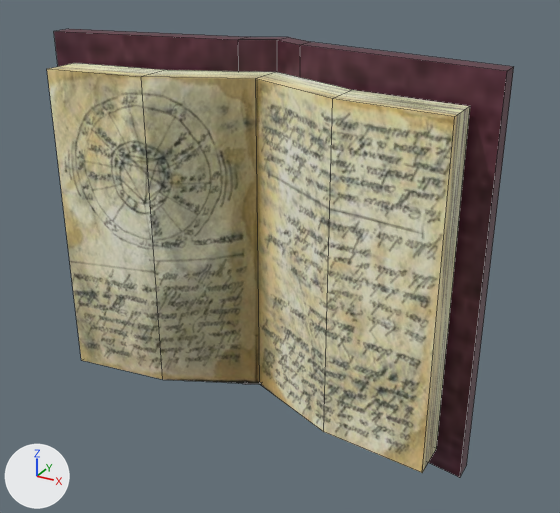
Two versions of the FBX model Assets/PreFab/LivroDeMagiaTI.fbx, one commit apart.
The view is the same before and after, from a camera (50 mm lens) standing at (0.746, -1.256, 1.024) and looking at (0.041, 0.026, 0.383). Arrows for +X, +Y and +Z are at lower left; the lights stay in place. Mesh edges are drawn as thin lines.

The scene before the commit, as lines of its bpy script (objects in view):
```python
me_livrodemagia = bpy.data.meshes.new('LivroDeMagia')
me_livrodemagia.from_pydata(...)  # 40 vertices, 36 faces; spans x -1.0..1.0, y -6.25..4.74, z -1.0..1.0
# faces by material slot: [18, 18]
me_livrodemagia.materials.append(mat_material_001)  # picture img_spellbooktexture_jpg
me_livrodemagia.materials.append(mat_paginas)  # picture img_paginas_livro_jpg
ob_livrodemagiaantigo = bpy.data.objects.new('LivroDeMagiaAntigo', me_livrodemagia)
ob_livrodemagiaantigo.location = (0.0, 0.0, 0.413)
ob_livrodemagiaantigo.rotation_euler = (0.0, 3.142, 0.0)  # degrees (0, 180, 0)
ob_livrodemagiaantigo.scale = (-0.468, -0.0222, -0.391)
```
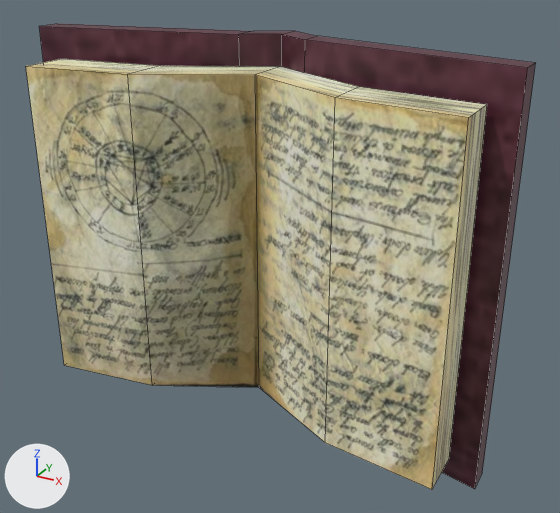
What differs and where, as boxes [x1, y1, x2, y2] in the pictures (560 x 513 px; the box of a moved part takes in the faces that stretch with it):
'LivroDeMagiaAntigo', reshaped, moved, turned, rescaled: before [47, 29, 514, 477]; after [26, 24, 536, 489]
part 1 of me_livrodemagia, moved or reshaped: before [54, 29, 514, 477]; after [39, 24, 536, 489]
part 2 of me_livrodemagia, moved or reshaped: before [47, 63, 470, 473]; after [26, 59, 487, 489]

The edits, one by one:
me_livrodemagia has 40 vertices, 36 faces and spans x -1.0..1.0, y -6.25..4.74, z -1.0..1.0.
me_livrodemagia is used by ob_livrodemagiaantigo; location (0.0, 0.0, 0.413); rotation (0.0, 3.142, 0.0), in degrees (0, 180, 0); scale (-0.468, -0.0222, -0.391).
me_livrodemagia part 1: the loose piece of 20 vertices spanning x -1.0..1.0, y -6.25..1.0, z -1.0..1.0 is scaled about the mesh origin by (0.5, -0.0273, 0.4).
me_livrodemagia part 2: the loose piece of 20 vertices spanning x -0.89..0.89, y -4.05..4.74, z -0.87..0.85 is scaled about the mesh origin by (0.5, -0.0273, 0.4).
Object 'LivroDeMagiaAntigo' (ob_livrodemagiaantigo) turns from (0, 180, 0) to (0, 0, 0) degrees about x, y and z.
Object 'LivroDeMagiaAntigo' (ob_livrodemagiaantigo) is rescaled from (-0.468, -0.0222, -0.391) to (1.0, 1.0, 1.0).
Object 'LivroDeMagiaAntigo' (ob_livrodemagiaantigo) moves from (0.0, 0.0, 0.413) to (0.0, 0.004, 0.41).
